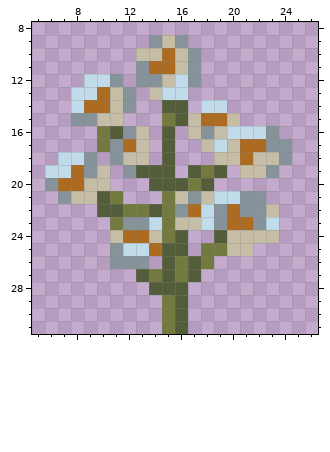
File history of a pixel-art sprite, Medival_pack/textures/blocks/flower_houstonia.png. The picture above was drawn from the file before the commit.
The file is 32x32 pixels. Colours within 5 levels of each other are drawn and written as one. Shown: x 5..26, y 8..31.
The result:
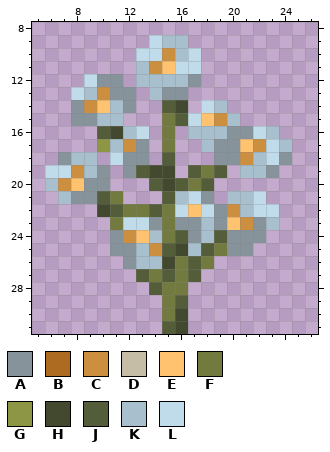
Palette (. is transparent): A #87939b  B #ad6b21  C #cc8f3f  D #c5bda6  E #ffc370  F #737a3f  G #8d9645  H #42492e  J #545d3a  K #a8c0cd  L #c0dceb
Message: flowers changing the appearance
Changes in this commit:
@@ x 5..26 @@
  8 ......................
- 9 .........ADA..........
-10 ........DDBDA.........
-11 ........ABBDA.........
-12 ....LLA.AADLA.........
-13 ...LLBDA.DLL..........
-14 ...LBBDA..JJ.LL.......
-15 ...AADD...FJDBBD......
-16 .....FJAD.J.DADLLLA...
-17 .....FABD.J..DLDBBAA..
-18 ..LLA.ADD.J...DDBDDA..
-19 .LLBAD.AJJJ.JFJ.DDA...
-20 .ABBDD...JJJFJ........
-21 ..ADDJF...FDADLLAA....
-22 .....JJFFJFABLABAAD...
-23 ......FAALFDDLABBAL...
-24 ......DBBDFJ..JDDDD...
-25 ......ALLBJJ.FFDD.....
-26 ......AAA.JFJF........
+ 9 .........LKK..........
+10 ........LLCKL.........
+11 ........KCELL.........
+12 ....LAA.KKKKA.........
+13 ...LKCAA.KAA..........
+14 ...ACEKA..JH.LK.......
+15 ...AAKK...FJLECK......
+16 .....JHKL.F.KKKAALK...
+17 .....GKCA.F..KAAECLK..
+18 ..AKK.LAA.J...AACKLA..
+19 .LLCKA.AJHH.JFJ.KKA...
+20 .KCEAA...JHJFJ........
+21 ..KAAJF...JKLA.KKL....
+22 .....HJFFJFLELACKLL...
+23 ......FLLAFAAKAECAK...
+24 ......ACEKFJAKJAAA....
+25 ......AAKCJHKJFAA.....
+26 .......AKKHFJF........
 27 ........JFJFJ.........
-28 .........JJJ..........
+28 .........JFF..........
 29 ..........FJ..........
-30 ..........FJ..........
-31 ..........FJ..........
+30 ..........FH..........
+31 ..........JH..........
